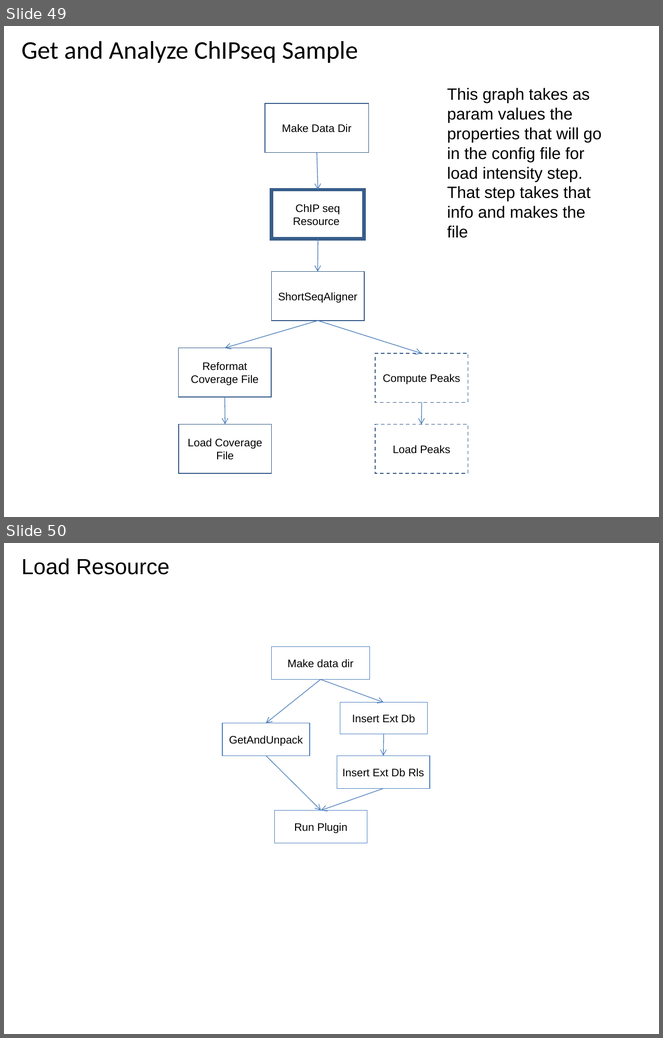
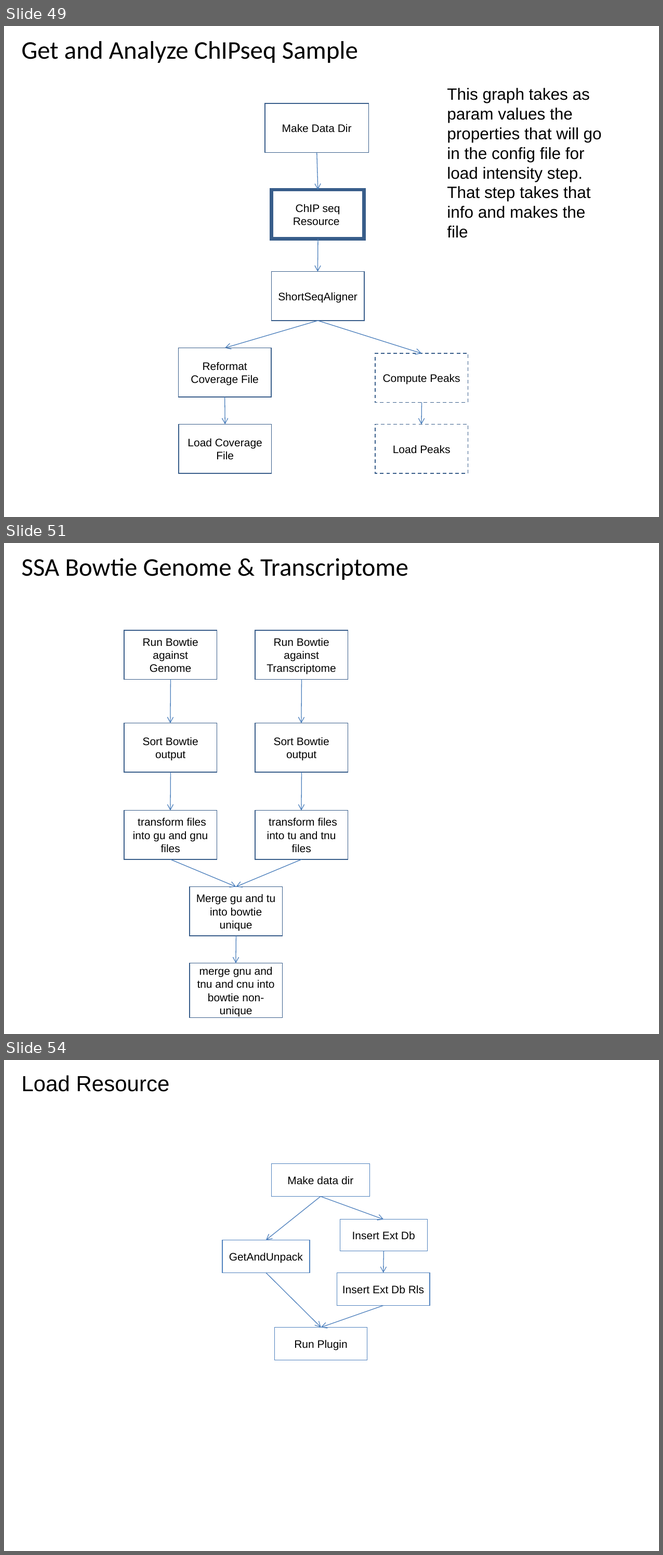
Before and after one commit to VEuPathDB/ApiCommonWorkflow, a slide deck: Main/doc/IntegratedWorkflow.ppt. Shown one above the other, each under a label of ours: slides 49 and 50 before the commit, slides 49, 51 and 54 after it; the slides between them are not shown. The pictures are 663x1038 and 663x1555 pixels, drawn with LibreOffice and Linux fonts; fonts in the diff are those of the drawing. Boxes give left, top, right and bottom in pixels: in the first picture for what was removed or moved away, otherwise in the second. Text is boxed around its words. In the diff, an @@ line names an element or a change of style, - is before the commit and + after.

```diff
--- a/Main/doc/IntegratedWorkflow.ppt
+++ b/Main/doc/IntegratedWorkflow.ppt
@@ slide 51 added at [4, 543, 659, 1034], background #FFFFFF @@
@@ title added at [22, 558, 409, 580], 28 pt, text #000000 @@
+SSA Bowtie Genome & Transcriptome
@@ rectangle added at [124, 630, 217, 679], outline #385D8A 0.99 pt, 12 pt, text #000000 @@
+Run Bowtie against Genome
@@ rectangle added at [255, 630, 348, 679], outline #385D8A 0.99 pt, 12 pt, text #000000 @@
+Run Bowtie against Transcriptome
@@ arrow added from (170, 679) to (170, 723), #4A7EBB 0.74 pt @@
@@ arrow added from (301, 679) to (301, 723), #4A7EBB 0.74 pt @@
@@ rectangle added at [124, 723, 217, 772], outline #385D8A 0.99 pt, 12 pt, text #000000 @@
+Sort Bowtie output
@@ rectangle added at [255, 723, 348, 772], outline #385D8A 0.99 pt, 12 pt, text #000000 @@
+Sort Bowtie output
@@ arrow added from (170, 772) to (170, 811), #4A7EBB 0.74 pt @@
@@ arrow added from (301, 772) to (301, 811), #4A7EBB 0.74 pt @@
@@ rectangle added at [124, 810, 217, 860], outline #385D8A 0.99 pt, 12 pt, text #000000 @@
+transform files into gu and gnu files
@@ rectangle added at [255, 810, 348, 860], outline #385D8A 0.99 pt, 12 pt, text #000000 @@
+transform files into tu and tnu files
@@ arrow added from (170, 860) to (236, 887), #4A7EBB 0.74 pt @@
@@ arrow added from (301, 860) to (236, 887), #4A7EBB 0.74 pt @@
@@ rectangle added at [190, 887, 283, 936], outline #385D8A 0.99 pt, 12 pt, text #000000 @@
+Merge gu and tu into bowtie unique
@@ arrow added from (236, 936) to (236, 964), #4A7EBB 0.74 pt @@
@@ rectangle added at [190, 964, 283, 1018], outline #385D8A 0.99 pt, 12 pt, text #000000 @@
+merge gnu and tnu and cnu into bowtie non-unique
@@ what was slide 50 is now slide 54 @@
```
Also in this commit, not shown: 4 other slides added, 1 slide removed.
